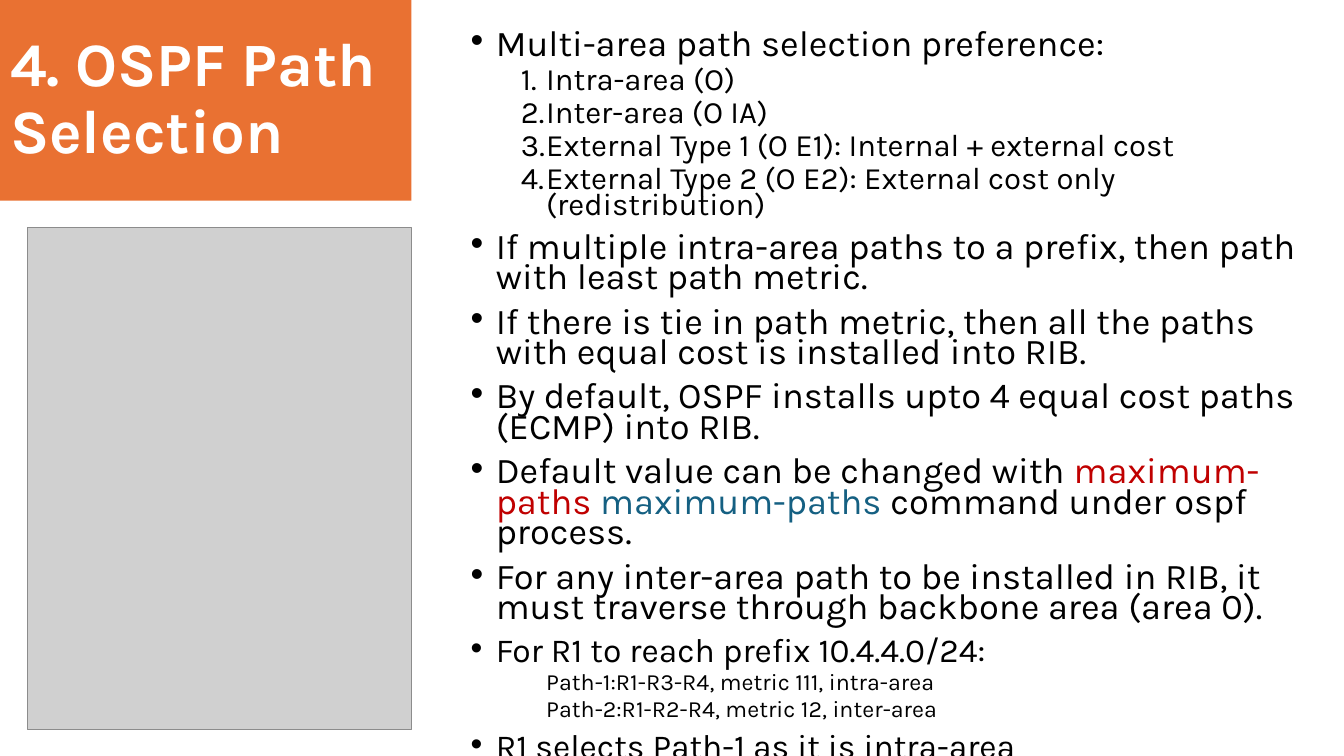
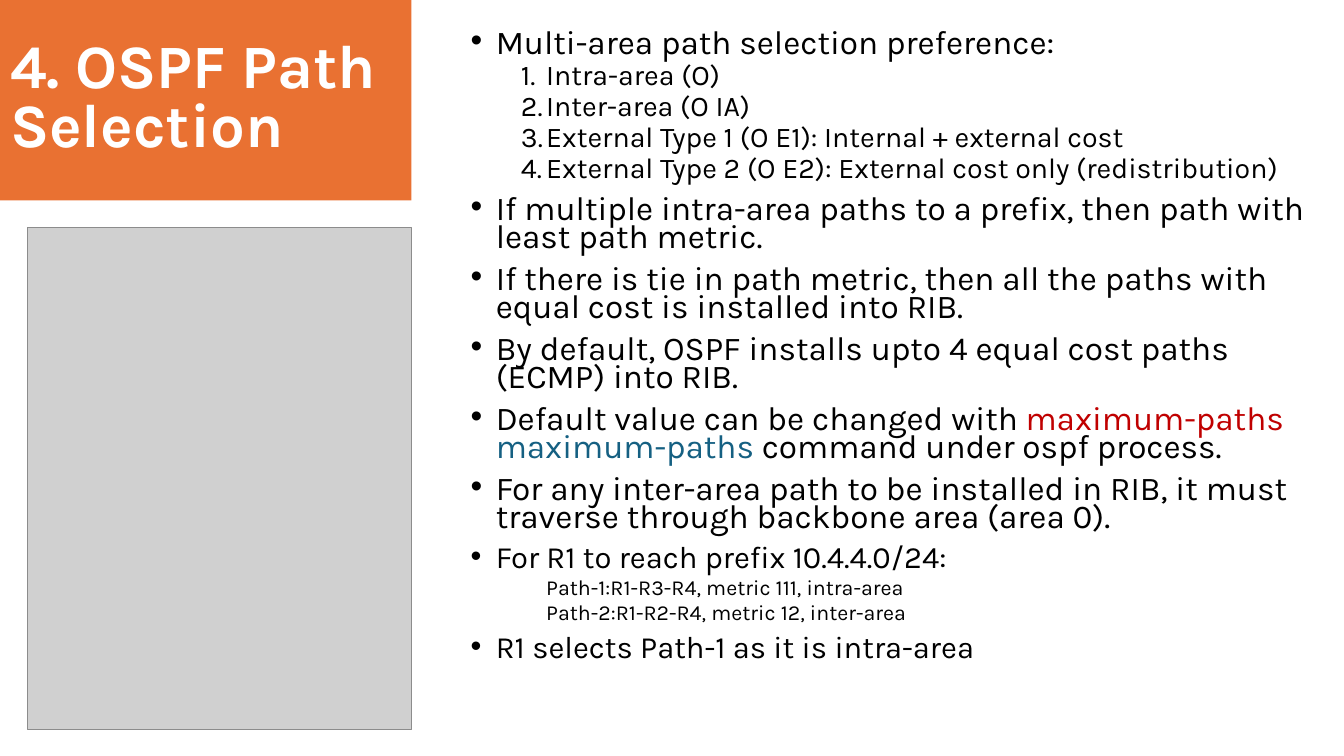
Before and after one commit to toranjungshahi/Cisco-ENCOR-Preparation, a slide deck: slide 9 of Notes/Advanced OSPF.pptx. Drawn at 1344x756 pixels with LibreOffice and Linux fonts; fonts in the diff are those of the drawing; grey boxes stand for pictures. Boxes give left, top, right and bottom in pixels: in the first picture for what was removed or moved away, otherwise in the second. Text is boxed around its words. In the diff, an @@ line names an element or a change of style, - is before the commit and + after.

```diff
--- a/Notes/Advanced OSPF.pptx
+++ b/Notes/Advanced OSPF.pptx
@@ title "4. OSPF Path Selection" at [0, 0, 411, 201]: line spacing 0.9 to 0.8 @@
@@ text "Multi-area path selection preference:" at [496, 31, 1304, 659]: size 25.9 to 23.8 pt in "Multi-area path selection preference:", "If multiple intra-area paths to a prefix, ...", "If there is tie in path metric, ...", "By default, OSPF installs upto 4 equal ..." and 2 more places; size 22.2 to 20.4 pt in "Intra-area (O)", "Inter-area (O IA)", "External Type 1 (O E1): Internal + ...", "External Type 2 (O E2): External cost ..."; size 24.1 to 22.1 pt in "For R1 to reach prefix 10.4.4.0/24:", "R1 selects Path-1 as it is intra-area"; size 16.6 to 15.3 pt in "Path-1:R1-R3-R4, metric 111, intra-area", "Path-2:R1-R2-R4, metric 12, inter-area"; list level 3 to 1 in "Path-1:R1-R3-R4, metric 111, intra-area"; list level 3 to 1 in "Path-2:R1-R2-R4, metric 12, inter-area" @@
```
Also in this commit, not shown: 10 other slides changed, 6 other files.
